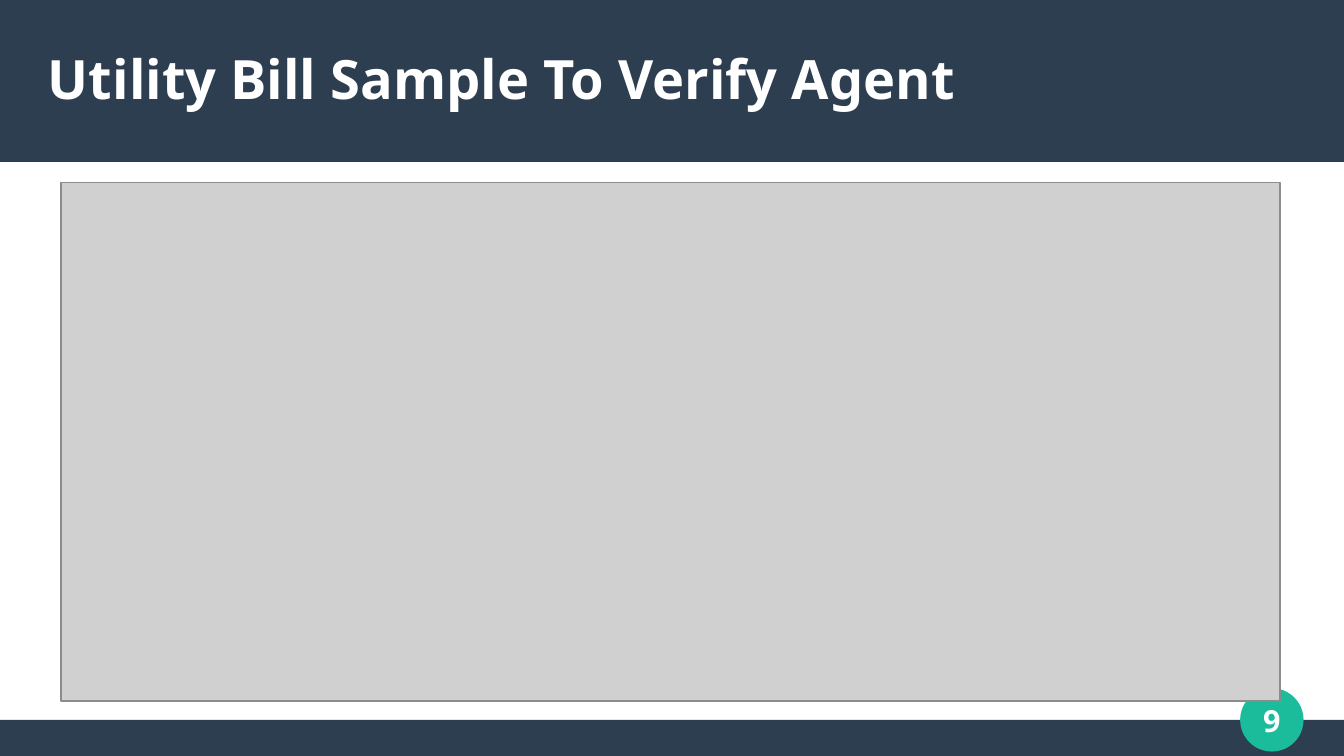
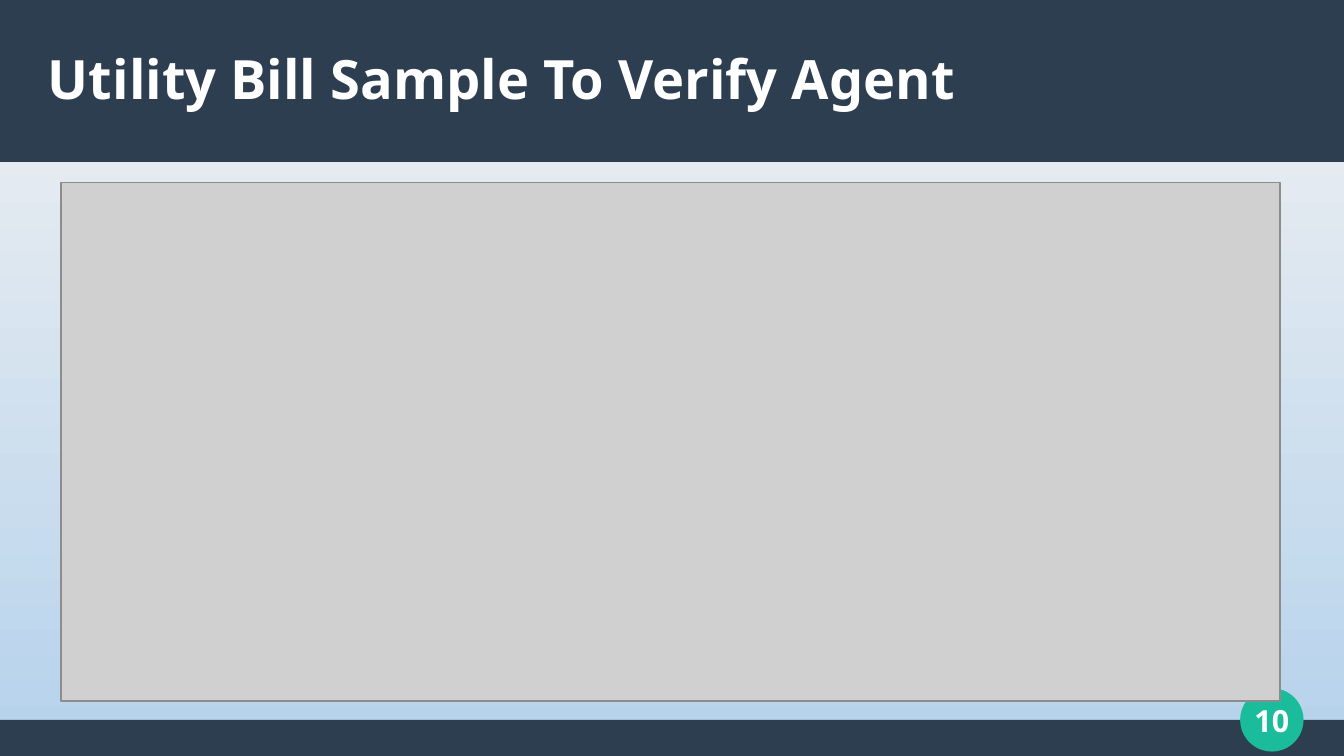
Before and after one commit to raalrwai/Multi-Agent-RAG-Utility-App, a slide deck: slide 10 of presentation/RAG_Slidess.odp (slide 9 before the commit). Drawn at 1344x756 pixels with LibreOffice and Linux fonts; fonts in the diff are those of the drawing; grey boxes stand for pictures. Boxes give left, top, right and bottom in pixels: in the first picture for what was removed or moved away, otherwise in the second. Text is boxed around its words. In the diff, an @@ line names an element or a change of style, - is before the commit and + after.

Commit message:
Edited presentation and agents

```diff
--- a/presentation/RAG_Slidess.odp
+++ b/presentation/RAG_Slidess.odp
@@ background #FFFFFF to gradient #F2F2F2 to #B5D2EC @@
@@ page number at [1254, 710, 1289, 733]: text changed @@
-9
+10
```
Also in this commit, not shown: 5 other slides changed, 6 slides added, 4 slides removed, 8 other files.
